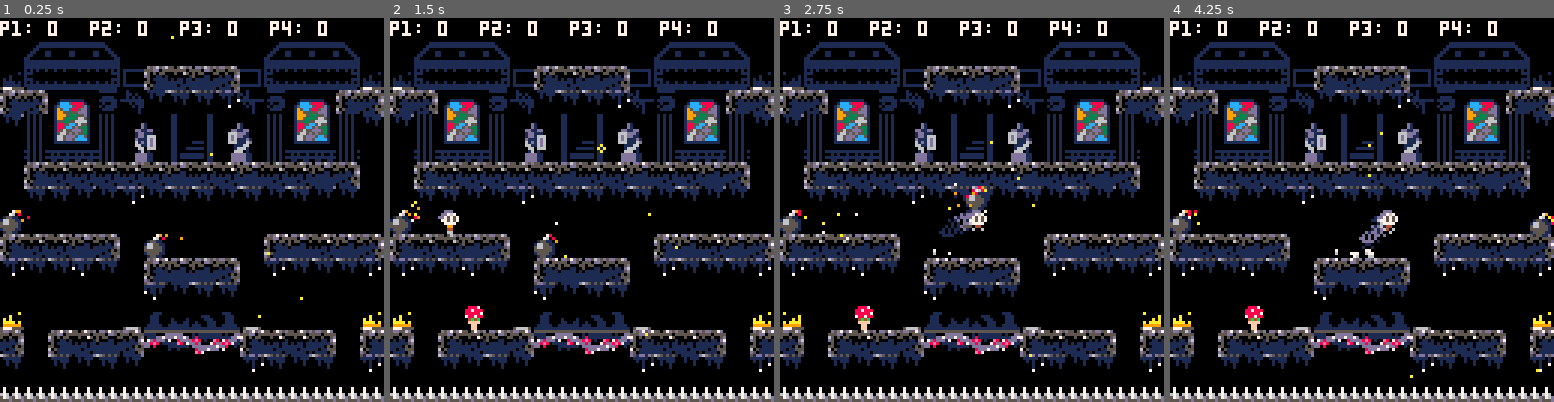
Above: before the commit, frames 1-4 (left to right).
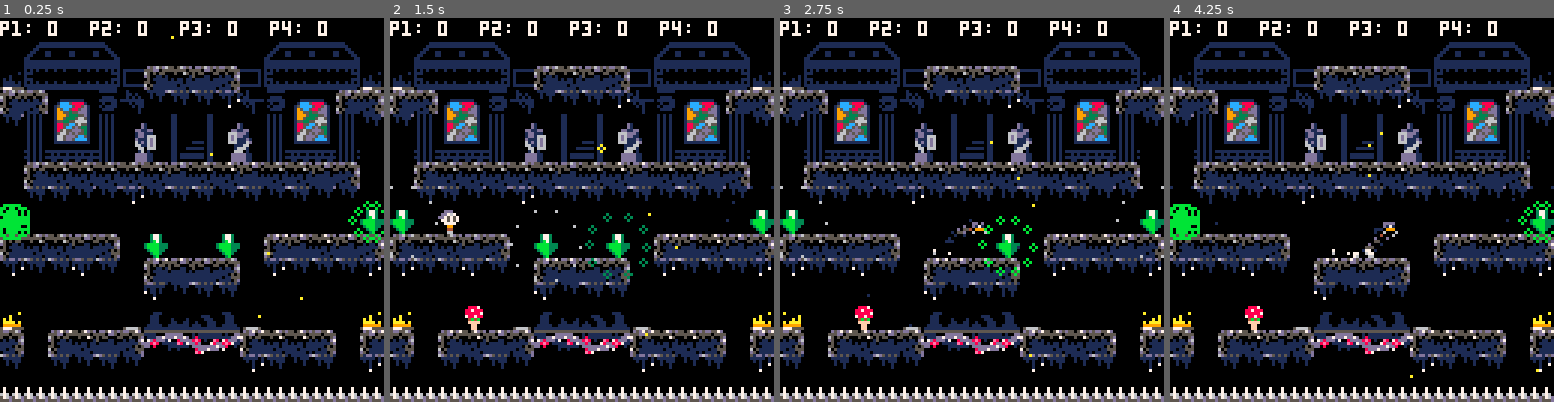
Above: after the commit, the same moments.

Repository: wesen/carts
Game: PICO-8 cartridge games/bump/bump.p8
Same seed, same stepped clock (60 frames per second), same inputs: the game is played once before the commit and once after it.
Inputs:
- Up to frame 1 (0.25 s): no input
- Up to frame 2 (1.5 s): tap X (X key) at 0.33, 1.07 s; tap O (Z key) at 0.7 s
- Up to frame 3 (2.75 s): hold Right 1.6-2.1 s; tap O (Z key) at 1.7, 2.1, 2.5 s; tap X (X key) at 1.85 s; hold Up 2.15-2.42 s; hold Right from 2.47 s (still down)
- Up to frame 4 (4.25 s): tap O (Z key) every 0.4 s from 2.9 to 4.1 s; tap X (X key) at 2.97, 4.08 s; release Right at 3.03 s; hold Left 3.08-3.58 s; hold Down 3.63-3.97 s; hold Right from 4.02 s (still down)

The runs differ from the first frame. In frame 1, 1.6% of the frame differs, in the area x 0-100%, y 47-63%; in frame 2, 1.5%; in frame 3, 2.0%, in the area x 0-100%, y 38-81%; in frame 4, 1.7%.

Commit message:
Fix power up shrink restoration

Diff:
--- a/games/bump/actors.lua
+++ b/games/bump/actors.lua
@@ -41,7 +41,7 @@
    local solid=solid_at_offset(self,step,0)
    local actor=self:is_actor_at(step,0)
 
-   -- printh("self.x "..tostr(self.x).." amount "..tostr(amount).." solid "..tostr(solid).." actor "..tostr(actor))
+   printh("self.x "..tostr(self.x).." amount "..tostr(amount).." solid "..tostr(solid).." actor "..tostr(actor))
 
    if solid or actor then
     if abs(step)<0.1 then
@@ -73,9 +73,9 @@
    local solid=solid_at_offset(self,0,step)
    local actor,a=self:is_actor_at(0,step)
 
-   -- -- -- printh(tostr(self.name).." pos "..tostr(self.x)..","..tostr(self.y).." amount "..tostr(amount).." solid "..tostr(solid).." actor "..tostr(actor))
-   -- -- printh(tostr(self.name).." aabb "..tostr(self.aax)..","..tostr(self.aay)..
-   --  "-"..tostr(self.bbx)..","..tostr(self.bby))
+   printh(tostr(self.name).." pos "..tostr(self.x)..","..tostr(self.y).." amount "..tostr(amount).." solid "..tostr(solid).." actor "..tostr(actor))
+   printh(tostr(self.name).." aabb "..tostr(self.aax)..","..tostr(self.aay)..
+   "-"..tostr(self.bbx)..","..tostr(self.bby))
 
    if solid or actor then
     if abs(step)<0.1 then
--- a/games/bump/bomb.lua
+++ b/games/bump/bomb.lua
@@ -87,7 +87,3 @@
 function cls_bomb:draw()
  spr(spr_bomb,self.x,self.y)
 end
-
-add(power_up_tiles,spr_bomb)
-add(power_up_tiles,spr_bomb)
-add(power_up_tiles,spr_bomb)
--- a/games/bump/bump.p8
+++ b/games/bump/bump.p8
@@ -471,7 +471,7 @@
    local solid=solid_at_offset(self,step,0)
    local actor=self:is_actor_at(step,0)
 
-   -- printh("self.x "..tostr(self.x).." amount "..tostr(amount).." solid "..tostr(solid).." actor "..tostr(actor))
+   printh("self.x "..tostr(self.x).." amount "..tostr(amount).." solid "..tostr(solid).." actor "..tostr(actor))
 
    if solid or actor then
     if abs(step)<0.1 then
@@ -503,9 +503,9 @@
    local solid=solid_at_offset(self,0,step)
    local actor,a=self:is_actor_at(0,step)
 
-   -- -- -- printh(tostr(self.name).." pos "..tostr(self.x)..","..tostr(self.y).." amount "..tostr(amount).." solid "..tostr(solid).." actor "..tostr(actor))
-   -- -- printh(tostr(self.name).." aabb "..tostr(self.aax)..","..tostr(self.aay)..
-   --  "-"..tostr(self.bbx)..","..tostr(self.bby))
+   printh(tostr(self.name).." pos "..tostr(self.x)..","..tostr(self.y).." amount "..tostr(amount).." solid "..tostr(solid).." actor "..tostr(actor))
+   printh(tostr(self.name).." aabb "..tostr(self.aax)..","..tostr(self.aay)..
+   "-"..tostr(self.bbx)..","..tostr(self.bby))
 
    if solid or actor then
     if abs(step)<0.1 then
@@ -628,6 +628,13 @@
  return spawn
 end
 
+function is_outside_room(bbox)
+ return (bbox.aax<0
+   or bbox.bbx>room.bbx
+   or bbox.aay<0
+   or bbox.bby>room.bby)
+end
+
 function solid_at_offset(bbox,x,y)
  if bbox.aax+x<0
   or bbox.bbx+x>room.bbx
@@ -862,7 +869,7 @@
 end)
 
 function cls_player:update_bbox()
- if self.power_up_type!=spr_pwrup_shrink then
+ if self.power_up_type!=spr_pwrup_shrink and not (solid or actor) then
   cls_actor.update_bbox(self)
   self.head_box={
     aax=self.x+0,
@@ -877,26 +884,38 @@
    }
   self.feet_box.bbx=self.feet_box.aax+4
   self.feet_box.bby=self.feet_box.aay+1
+
+  -- we should actually never collide at the start of the frame
+  -- if we are, use the small hitbox
+  local solid=solid_at_offset(self,0,0)
+  local actor,a=self:is_actor_at(0,0)
+  if actor or solid then
+   self:update_shrunk_bbox()
+  end
  else
-  self.aax=self.x+3
-  self.aay=self.y+4.5
-  self.bbx=self.aax+3
-  self.bby=self.aay+3.5
-
-  self.head_box={
-    aax=self.x+2,
-    aay=self.y+5
-   }
-  self.head_box.bbx=self.head_box.aax+4
-  self.head_box.bby=self.head_box.aay+1
-
-  self.feet_box={
-    aax=self.x+2,
-    aay=self.y+7
-   }
-  self.feet_box.bbx=self.feet_box.aax+4
-  self.feet_box.bby=self.feet_box.aay+1
- end
+  self:update_shrunk_bbox()
+ end
+end
+
+function cls_player:update_shrunk_bbox()
+ self.aax=self.x+3
+ self.aay=self.y+4.5
+ self.bbx=self.aax+3
+ self.bby=self.aay+3.5
+
+ self.head_box={
+   aax=self.x+2,
+   aay=self.y+5
+  }
+ self.head_box.bbx=self.head_box.aax+4
+ self.head_box.bby=self.head_box.aay+1
+
+ self.feet_box={
+   aax=self.x+2,
+   aay=self.y+7
+  }
+ self.feet_box.bbx=self.feet_box.aax+4
+ self.feet_box.bby=self.feet_box.aay+1
 end
 
 function cls_player:smoke(spr,dir)
@@ -922,13 +941,17 @@
 end
 
 function cls_player:update()
- if self.is_teleporting or self.is_bullet_time then
+ if is_outside_room(self) then
+  self:kill()
+  sfx(1)
+ elseif self.is_teleporting or self.is_bullet_time then
  else
   self:update_normal()
  end
 end
 
 function cls_player:update_normal()
+
  if self.combo_kill_timer>0 then
   self.combo_kill_timer-=dt
  else
@@ -978,12 +1001,10 @@
  end
  local on_ground_recently=self.on_ground_interval>0
 
- local solid=solid_at_offset(self,0,0)
- local actor,a=self:is_actor_at(0,0)
 
  if solid then
- -- printh("foobar "..tostr(self.name).." pos "..tostr(self.x)..","..tostr(self.y).." amount "..tostr(amount).." solid "..tostr(solid).." actor "..tostr(actor))
- --  foobar="a"..nil
+ printh("foobar "..tostr(self.name).." pos "..tostr(self.x)..","..tostr(self.y).." amount "..tostr(amount).." solid "..tostr(solid).." actor "..tostr(actor))
+  foobar="a"..nil
  end
 
  if not self.on_ground then
@@ -1145,9 +1166,8 @@
   if (do_bboxes_collide(self,a)) a:on_player_collision(self)
  end
 
-
-if (not self.on_ground and frame%2==0) insert(self.ghosts,{x=self.x,y=self.y})
-if ((self.on_ground or #self.ghosts>6)) popend(self.ghosts)
+ if (not self.on_ground and frame%2==0) insert(self.ghosts,{x=self.x,y=self.y})
+ if ((self.on_ground or #self.ghosts>6)) popend(self.ghosts)
 end
 
 function cls_player:add_score(add)
@@ -1364,7 +1384,7 @@
 
 drop_min_time=60*4
 drop_max_time=60*10
-max_count=2
+max_count=10
 power_up_droppers={}
 
 cls_pwrup_dropper=subclass(cls_actor,function(self,pos)
@@ -1526,7 +1546,7 @@
 
 spr_pwrup_shrink=139
 powerup_colors[spr_pwrup_shrink]={11,3,6,1}
-powerup_countdowns[spr_pwrup_shrink]=10
+powerup_countdowns[spr_pwrup_shrink]=3
 
 -- start offset for the item sprite values
 -- associate sprite value with class
@@ -1539,14 +1559,14 @@
 tiles[spr_pwrup_gravitytweak]=cls_pwrup
 
 power_up_tiles={
- spr_pwrup_doppelgaenger,
- -- spr_pwrup_invincibility,
- -- spr_pwrup_superjump,
- spr_pwrup_invisibility,
- spr_pwrup_invisibility,
- spr_pwrup_invisibility,
- -- spr_pwrup_superspeed,
- -- spr_pwrup_gravitytweak,
+ -- spr_pwrup_doppelgaenger,
+ -- spr_pwrup_invisibility,
+ -- spr_pwrup_invisibility,
+ -- spr_pwrup_invisibility,
+ spr_pwrup_shrink,
+ spr_pwrup_shrink,
+ spr_pwrup_shrink,
+ spr_pwrup_shrink,
  spr_pwrup_shrink
 }
 
@@ -1735,10 +1755,6 @@
 function cls_bomb:draw()
  spr(spr_bomb,self.x,self.y)
 end
-
-add(power_up_tiles,spr_bomb)
-add(power_up_tiles,spr_bomb)
-add(power_up_tiles,spr_bomb)
 
 
 fireflies={}
--- a/games/bump/player.lua
+++ b/games/bump/player.lua
@@ -47,7 +47,7 @@
 end)
 
 function cls_player:update_bbox()
- if self.power_up_type!=spr_pwrup_shrink then
+ if self.power_up_type!=spr_pwrup_shrink and not (solid or actor) then
   cls_actor.update_bbox(self)
   self.head_box={
     aax=self.x+0,
@@ -62,26 +62,38 @@
    }
   self.feet_box.bbx=self.feet_box.aax+4
   self.feet_box.bby=self.feet_box.aay+1
- else
-  self.aax=self.x+3
-  self.aay=self.y+4.5
-  self.bbx=self.aax+3
-  self.bby=self.aay+3.5
-
-  self.head_box={
-    aax=self.x+2,
-    aay=self.y+5
-   }
-  self.head_box.bbx=self.head_box.aax+4
-  self.head_box.bby=self.head_box.aay+1
-
-  self.feet_box={
-    aax=self.x+2,
-    aay=self.y+7
-   }
-  self.feet_box.bbx=self.feet_box.aax+4
-  self.feet_box.bby=self.feet_box.aay+1
- end
+
+  -- we should actually never collide at the start of the frame
+  -- if we are, use the small hitbox
+  local solid=solid_at_offset(self,0,0)
+  local actor,a=self:is_actor_at(0,0)
+  if actor or solid then
+   self:update_shrunk_bbox()
+  end
+ else
+  self:update_shrunk_bbox()
+ end
+end
+
+function cls_player:update_shrunk_bbox()
+ self.aax=self.x+3
+ self.aay=self.y+4.5
+ self.bbx=self.aax+3
+ self.bby=self.aay+3.5
+
+ self.head_box={
+   aax=self.x+2,
+   aay=self.y+5
+  }
+ self.head_box.bbx=self.head_box.aax+4
+ self.head_box.bby=self.head_box.aay+1
+
+ self.feet_box={
+   aax=self.x+2,
+   aay=self.y+7
+  }
+ self.feet_box.bbx=self.feet_box.aax+4
+ self.feet_box.bby=self.feet_box.aay+1
 end
 
 function cls_player:smoke(spr,dir)
@@ -107,13 +119,17 @@
 end
 
 function cls_player:update()
- if self.is_teleporting or self.is_bullet_time then
+ if is_outside_room(self) then
+  self:kill()
+  sfx(1)
+ elseif self.is_teleporting or self.is_bullet_time then
  else
   self:update_normal()
  end
 end
 
 function cls_player:update_normal()
+
  if self.combo_kill_timer>0 then
   self.combo_kill_timer-=dt
  else
@@ -163,12 +179,10 @@
  end
  local on_ground_recently=self.on_ground_interval>0
 
- local solid=solid_at_offset(self,0,0)
- local actor,a=self:is_actor_at(0,0)
 
  if solid then
- -- printh("foobar "..tostr(self.name).." pos "..tostr(self.x)..","..tostr(self.y).." amount "..tostr(amount).." solid "..tostr(solid).." actor "..tostr(actor))
- --  foobar="a"..nil
+ printh("foobar "..tostr(self.name).." pos "..tostr(self.x)..","..tostr(self.y).." amount "..tostr(amount).." solid "..tostr(solid).." actor "..tostr(actor))
+  foobar="a"..nil
  end
 
  if not self.on_ground then
@@ -330,9 +344,8 @@
   if (do_bboxes_collide(self,a)) a:on_player_collision(self)
  end
 
-
-if (not self.on_ground and frame%2==0) insert(self.ghosts,{x=self.x,y=self.y})
-if ((self.on_ground or #self.ghosts>6)) popend(self.ghosts)
+ if (not self.on_ground and frame%2==0) insert(self.ghosts,{x=self.x,y=self.y})
+ if ((self.on_ground or #self.ghosts>6)) popend(self.ghosts)
 end
 
 function cls_player:add_score(add)
--- a/games/bump/power-up-dropper.lua
+++ b/games/bump/power-up-dropper.lua
@@ -1,6 +1,6 @@
 drop_min_time=60*4
 drop_max_time=60*10
-max_count=2
+max_count=10
 power_up_droppers={}
 
 cls_pwrup_dropper=subclass(cls_actor,function(self,pos)
--- a/games/bump/power-ups.lua
+++ b/games/bump/power-ups.lua
@@ -105,7 +105,7 @@
 
 spr_pwrup_shrink=139
 powerup_colors[spr_pwrup_shrink]={11,3,6,1}
-powerup_countdowns[spr_pwrup_shrink]=10
+powerup_countdowns[spr_pwrup_shrink]=3
 
 -- start offset for the item sprite values
 -- associate sprite value with class
@@ -118,13 +118,13 @@
 tiles[spr_pwrup_gravitytweak]=cls_pwrup
 
 power_up_tiles={
- spr_pwrup_doppelgaenger,
- -- spr_pwrup_invincibility,
- -- spr_pwrup_superjump,
- spr_pwrup_invisibility,
- spr_pwrup_invisibility,
- spr_pwrup_invisibility,
- -- spr_pwrup_superspeed,
- -- spr_pwrup_gravitytweak,
+ -- spr_pwrup_doppelgaenger,
+ -- spr_pwrup_invisibility,
+ -- spr_pwrup_invisibility,
+ -- spr_pwrup_invisibility,
+ spr_pwrup_shrink,
+ spr_pwrup_shrink,
+ spr_pwrup_shrink,
+ spr_pwrup_shrink,
  spr_pwrup_shrink
 }
--- a/games/bump/room.lua
+++ b/games/bump/room.lua
@@ -43,6 +43,13 @@
  return spawn
 end
 
+function is_outside_room(bbox)
+ return (bbox.aax<0
+   or bbox.bbx>room.bbx
+   or bbox.aay<0
+   or bbox.bby>room.bby)
+end
+
 function solid_at_offset(bbox,x,y)
  if bbox.aax+x<0
   or bbox.bbx+x>room.bbx
